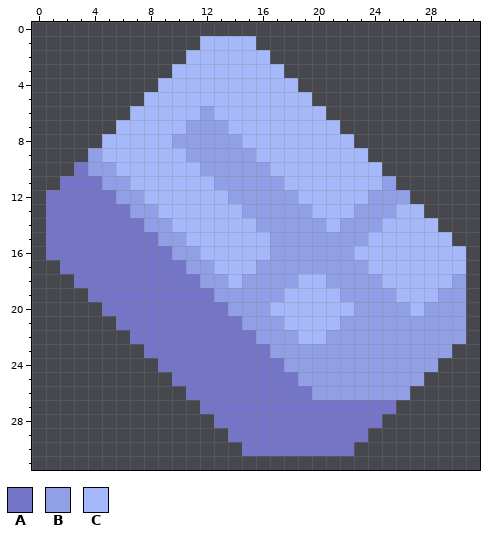
File history of a pixel-art sprite, core/assets-raw/sprites/items/item-titanium.png. Above, as it was before the edit.
The file is 32x32 pixels.
Palette (. is transparent): A #7575c8  B #919fe7  C #a4b8fa
Pixels before, first column x 1:
 1 ...........CCCC...............
 2 ..........CCCCCC..............
 3 .........CCCCCCCC.............
 4 ........CCCCCCCCCC............
 5 .......CCCCCCCCCCCC...........
 6 ......CCCCCBCCCCCCCC..........
 7 .....CCCCCBBBCCCCCCCC.........
 8 ....CCCCCBBBBBCCCCCCCC........
 9 ...BCCCCCCBBBBBCCCCCCCC.......
10 ..ABBCCCCCCBBBBBCCCCCCCC......
11 .AAABBCCCCCCBBBBBCCCCCCCB.....
12 AAAAABBCCCCCCBBBBBCCCCCBBB....
13 AAAAAABBCCCCCCBBBBBCCCBBBCC...
14 AAAAAAABBCCCCCCBBBBBCBBBCCCC..
15 AAAAAAAABBCCCCCCBBBBBBBCCCCCC.
16 AAAAAAAAABBCCCCCBBBBBBCCCCCCCC
17 .AAAAAAAAABBCCCBBBBBBBBCCCCCCC
18 ..AAAAAAAAABBCBBBBCCBBBBCCCCCB
19 ...AAAAAAAAABBBBBCCCCBBBBCCCBB
20 ....AAAAAAAAABBBCCCCCCBBBBCBBB
21 .....AAAAAAAAABBBCCCCBBBBBBBBB
22 ......AAAAAAAAABBBCCBBBBBBBBBB
23 .......AAAAAAAAABBBBBBBBBBBBB.
24 ........AAAAAAAAABBBBBBBBBBB..
25 .........AAAAAAAAABBBBBBBBB...
26 ..........AAAAAAAAABBBBBBB....
27 ...........AAAAAAAAAAAAAA.....
28 ............AAAAAAAAAAAA......
29 .............AAAAAAAAAA.......
30 ..............AAAAAAAA........
The result:
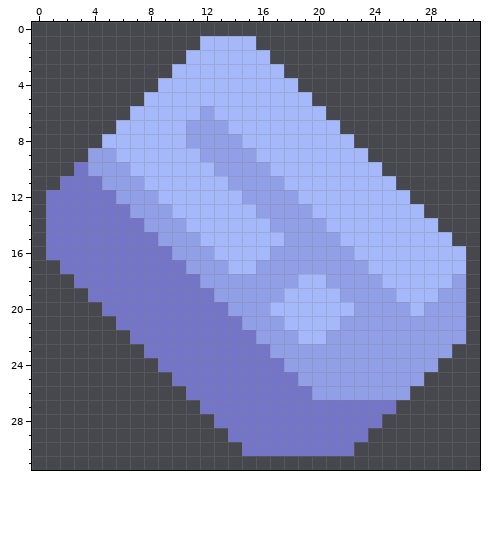
Edits made:
y 8: x 10 B -> C
y 9: x 5 C -> B; x 11 B -> C
y 10: x 6 C -> B; x 12 B -> C
y 11: x 7 C -> B; x 13 B -> C; x 25 B -> C
y 12: x 8 C -> B; x 14 B -> C; x 24..26 BBB -> CCC
y 13: x 9 C -> B; x 15 B -> C; x 23..25 BBB -> CCC
y 14: x 10 C -> B; x 16 B -> C; x 22..24 BBB -> CCC
y 15: x 11 C -> B; x 17 B -> C; x 22..23 BB -> CC
y 16: x 12 C -> B
y 17: x 13 C -> B
y 18: x 14 C -> B
Pixel boxes of the changes (left, top, right, bottom) in both pictures:
changed: (102, 134, 284, 288)
changed: (340, 176, 410, 246)
